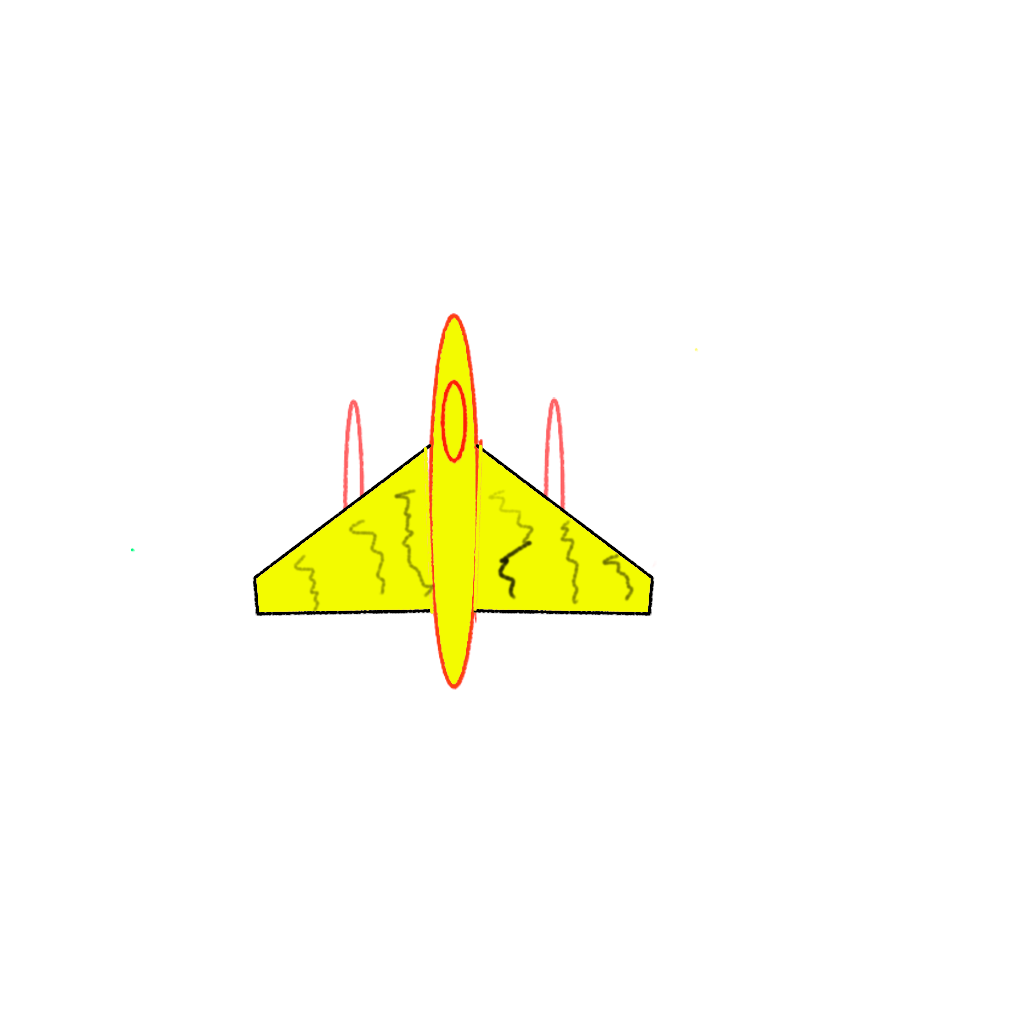
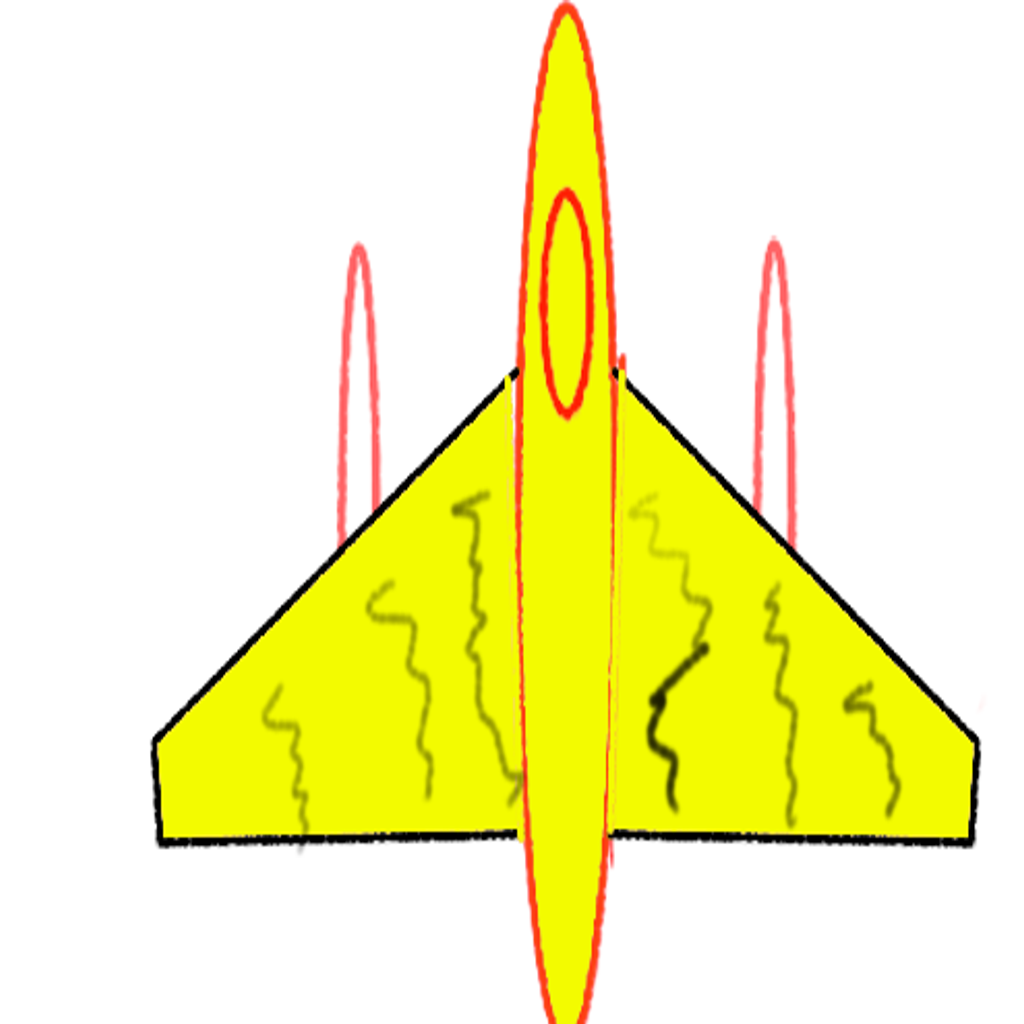
Comparing the layer stacks of the two 1024x1024 images. Changes:
painted on "Damage" over [256, 320, 960, 896]
painted on "background" over [130, 0, 986, 1024]
